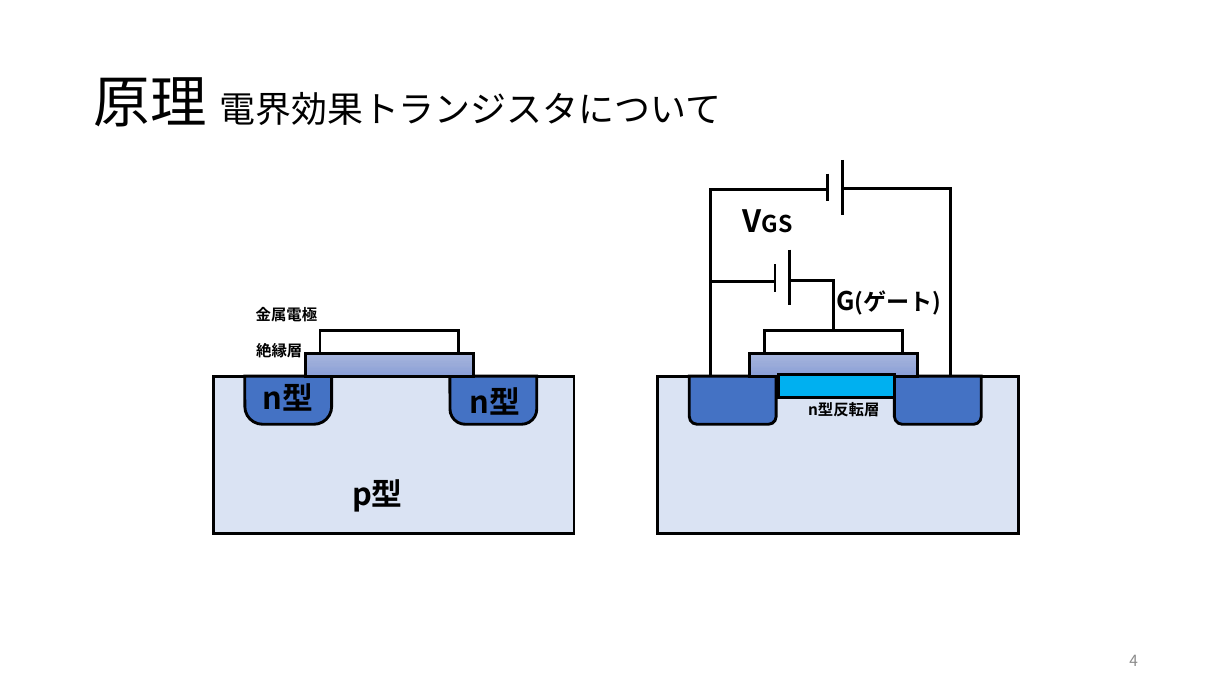
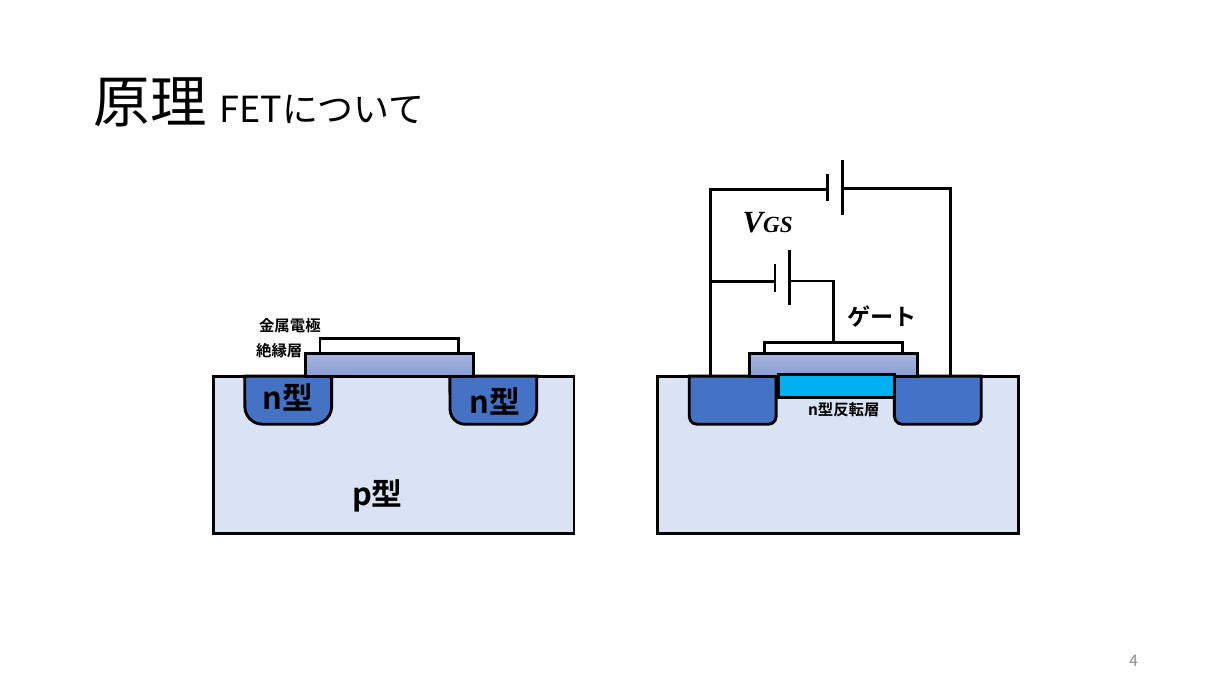
Before and after one commit to yoidea/design_project, a slide deck: slide 4 of design_project1.pptx. Drawn at 1232x693 pixels with LibreOffice and Linux fonts; fonts in the diff are those of the drawing. Boxes give left, top, right and bottom in pixels: in the first picture for what was removed or moved away, otherwise in the second. Text is boxed around its words. In the diff, an @@ line names an element or a change of style, - is before the commit and + after.

Commit message:
change '電界効果トランジスタ' to FET

```diff
--- a/design_project1.pptx
+++ b/design_project1.pptx
@@ title at box(94, 77, 425, 127): text changed @@
-原理 電界効果トランジスタについて
+原理 FETについて
@@ text "VGS" at box(734, 197, 883, 243): font Noto Sans CJK JP to Times New Roman, italic on @@
@@ elbow line moved from (790, 282) - (834, 331) to (790, 282) - (834, 342) @@
@@ text "金属電極": place and size @@
-text "金属電極" at box(256, 304, 318, 324)
+text "金属電極" at box(259, 315, 321, 335)
@@ text at box(848, 305, 917, 327): text changed @@
-G(ゲート)
+ゲート
@@ rectangle: place and size @@
-rectangle at box(320, 331, 458, 354)
+rectangle at box(320, 338, 458, 353)
@@ rectangle: place and size @@
-rectangle at box(764, 331, 903, 354)
+rectangle at box(764, 342, 903, 353)
```
Also in this commit, not shown: 4 other slides changed, 1 slide added.
